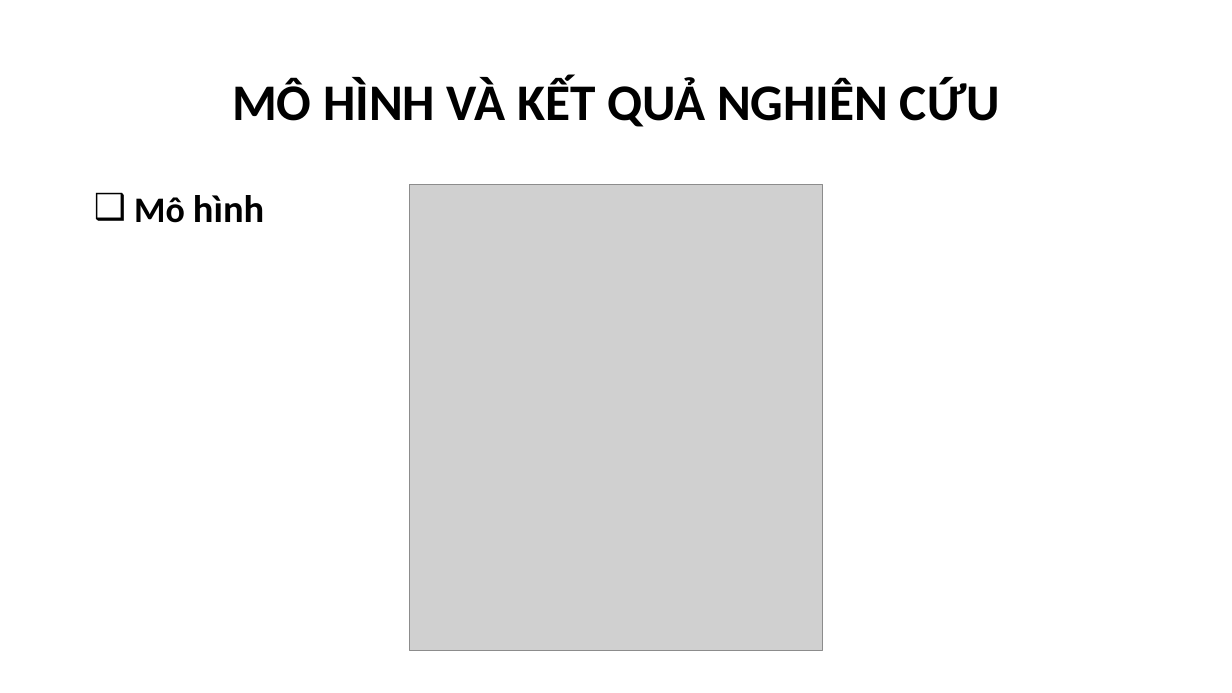
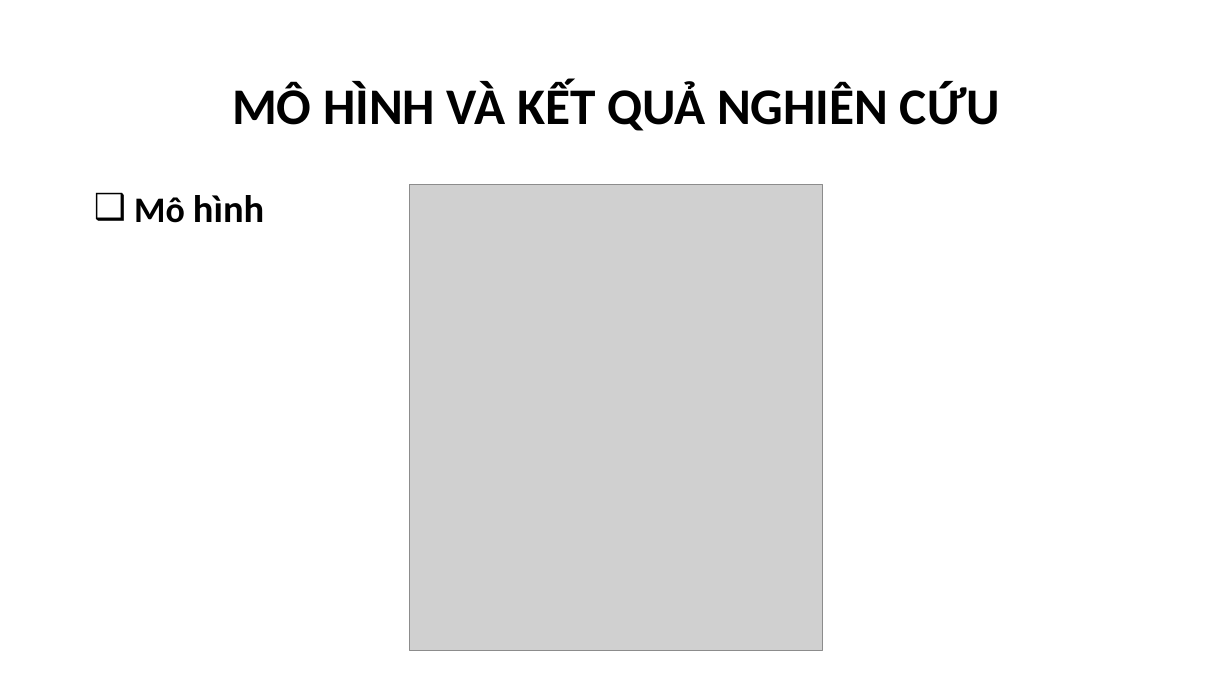
Before and after one commit to phamthevinhtv/csn-da22ttc-phamthevinh-vattunongnghiep, a slide deck: slide 6 of thesis/abs/CSN-PhamTheVinh-110122208-DA22TTC.pptx. Drawn at 1232x693 pixels with LibreOffice and Linux fonts; fonts in the diff are those of the drawing; grey boxes stand for pictures; background and template pictures are left out. Boxes give left, top, right and bottom in pixels: in the first picture for what was removed or moved away, otherwise in the second. Text is boxed around its words. In the diff, an @@ line names an element or a change of style, - is before the commit and + after.

```diff
--- a/thesis/abs/CSN-PhamTheVinh-110122208-DA22TTC.pptx
+++ b/thesis/abs/CSN-PhamTheVinh-110122208-DA22TTC.pptx
@@ title "MÔ HÌNH VÀ KẾT QUẢ ..." at bbox=[232, 82, 1000, 131]: line spacing 0.9 to 1 @@
```
Also in this commit, not shown: 7 other slides changed, 3 slides added, 1 other file.
